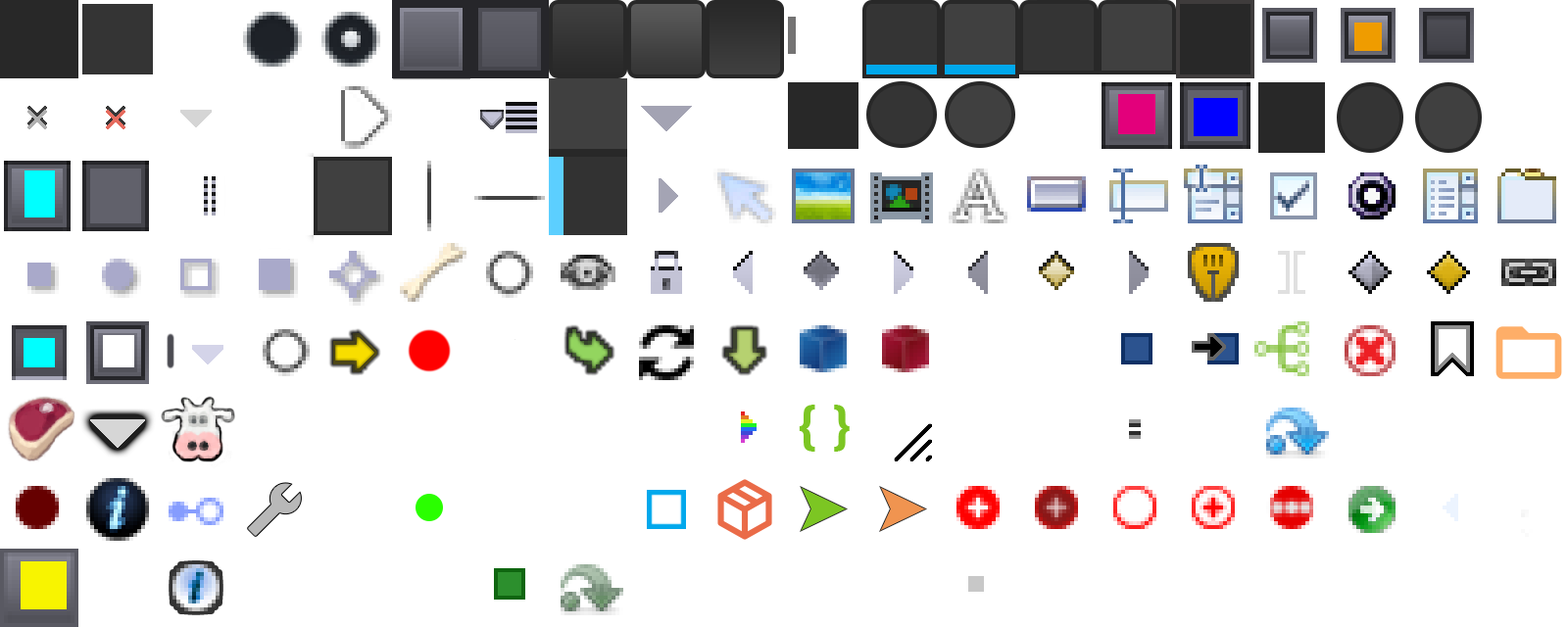
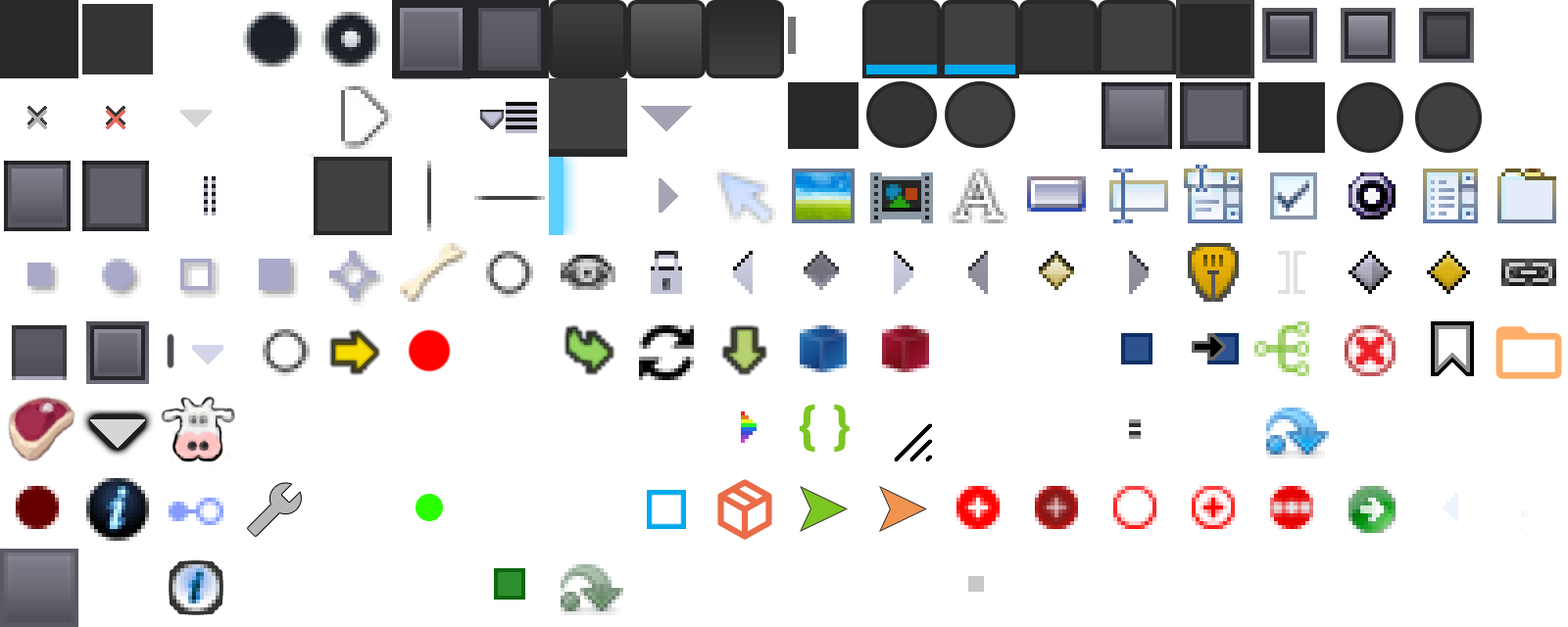
Before/after of a w=1568, h=627 layered artwork. What changed in the layer stack:
removed layer "Shape 19" over [23, 338, 55, 368]
removed layer "Shape 18" over [24, 170, 55, 218]
removed layer "Shape 17" over [20, 561, 67, 610]
removed layer "Shape 16" over [102, 335, 135, 368]
removed layer "Shape 15" over [1118, 94, 1156, 135]
removed layer "Shape 14" over [1193, 98, 1238, 137]
painted on "Shape 4" over [563, 156, 582, 236]
hid "Shape 13", moved it above "Shape 3", painted on it over [563, 22, 1382, 236]
hid "Shape 3", blend normal → screen, painted on it over [563, 156, 628, 236]
hid "Frame", painted on it over [563, 156, 628, 236]
